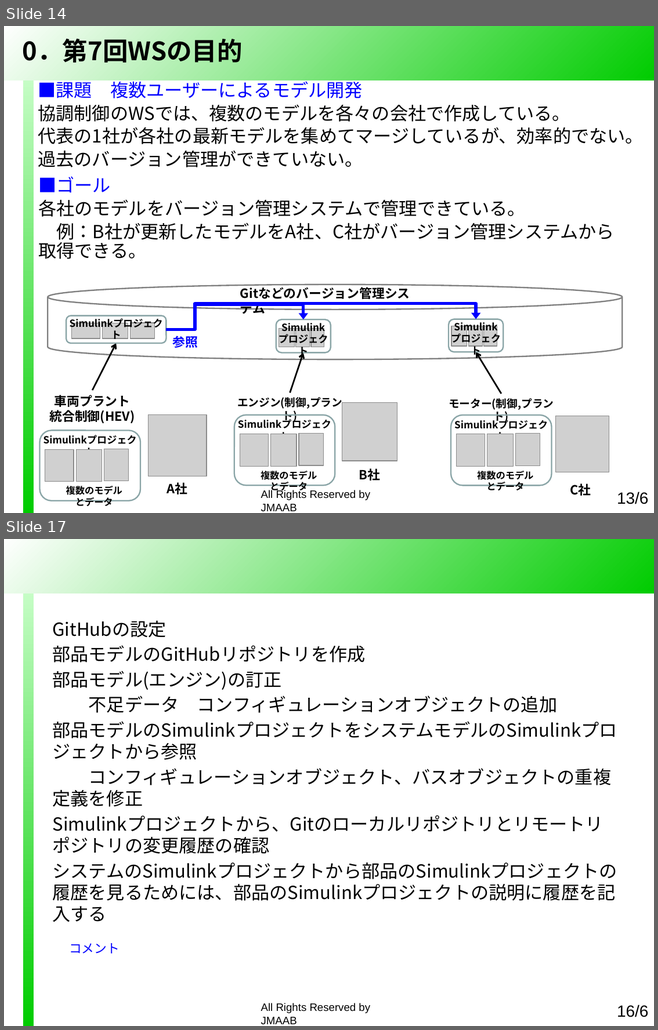
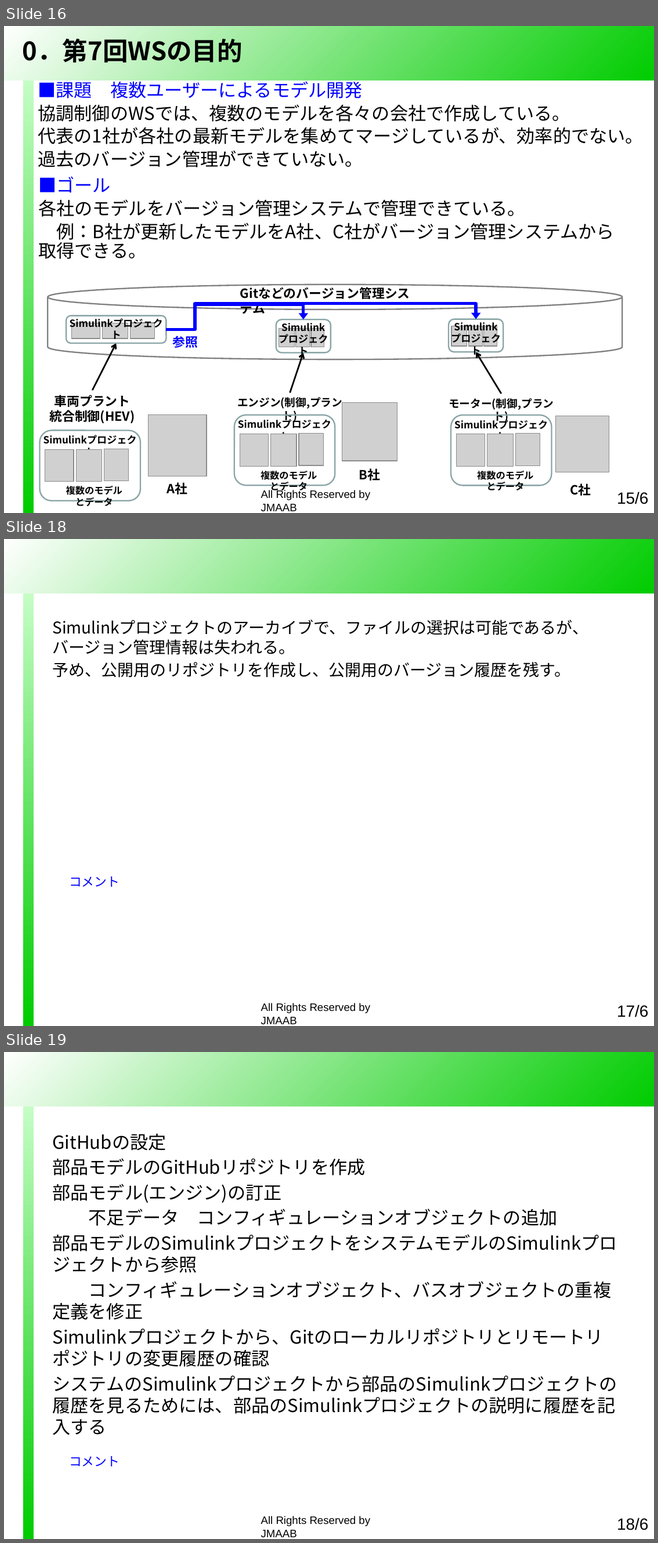
Before and after one commit to jmaab-coopctrl/HEV-model, a slide deck: Working/2019.8.29_協調制御モデル規格化WS2019第7回_議題案2.pptx. Shown one above the other, each under a label of ours: slides 14 and 17 before the commit, slides 16, 18 and 19 after it; the slides between them are not shown. The pictures are 658x1030 and 658x1543 pixels, drawn with LibreOffice and Linux fonts; fonts in the diff are those of the drawing; grey boxes stand for pictures; background and template pictures are left out. Boxes give left, top, right and bottom in pixels: in the first picture for what was removed or moved away, otherwise in the second. Text is boxed around its words. In the diff, an @@ line names an element or a change of style, - is before the commit and + after.

```diff
--- a/Working/2019.8.29_協調制御モデル規格化WS2019第7回_議題案2.pptx
+++ b/Working/2019.8.29_協調制御モデル規格化WS2019第7回_議題案2.pptx
@@ slide 18 added at [4,539,654,1026], background #FFFFFF; not listed: 4 template elements that a slide beside it also shows @@
@@ text added at [53,620,589,678], 18 pt, text #000000 @@
+Simulinkプロジェクトのアーカイブで、ファイルの選択は可能であるが、バージョン管理情報は失われる。
+予め、公開用のリポジトリを作成し、公開用のバージョン履歴を残す。
@@ text added at [69,877,119,887], 14 pt, text #0000FF @@
+コメント
@@ what was slide 14 is now slide 16 @@
@@ page number at [616,492,648,504]: text changed @@
-13/6
+15/6
@@ what was slide 17 is now slide 19 @@
@@ page number at [616,1518,648,1530]: text changed @@
-16/6
+18/6
```
Also in this commit, not shown: 2 slides changed, 1 other slide added, 1 other file.
